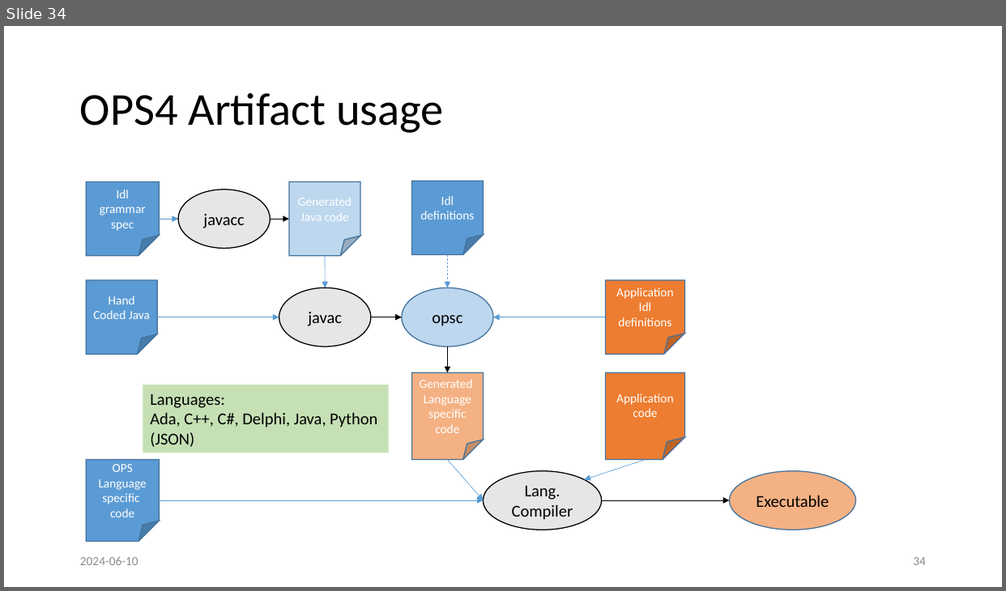
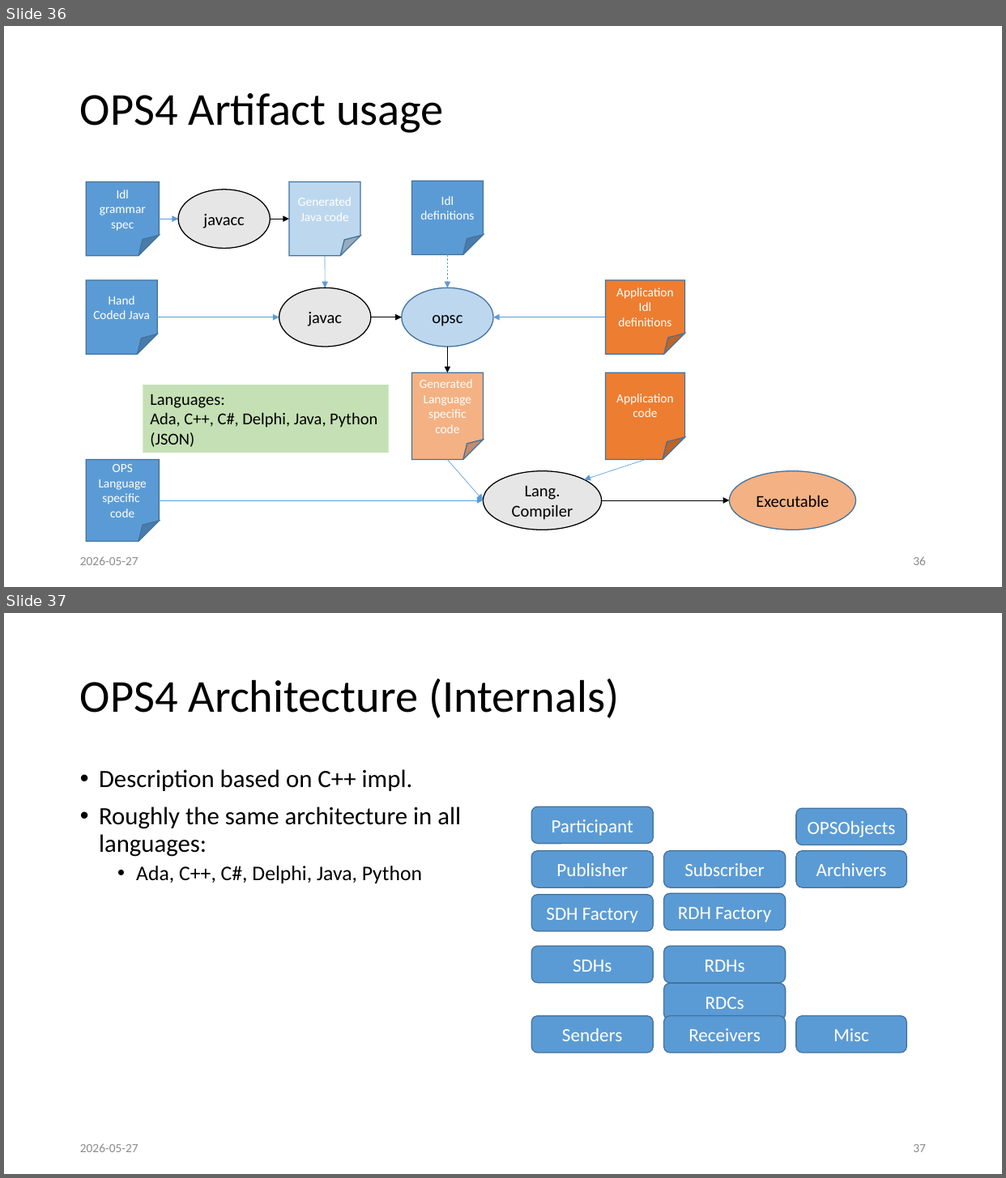
Before and after one commit to LelleAnd/ops, a slide deck: Doc/Ppt/OPS4 in depth.pptx. Shown one above the other, each under a label of ours: slide 34 before the commit, slides 36 and 37 after it. The pictures are 1006x591 and 1006x1178 pixels, drawn with LibreOffice and Linux fonts; fonts in the diff are those of the drawing. Boxes give left, top, right and bottom in pixels: in the first picture for what was removed or moved away, otherwise in the second. Text is boxed around its words. In the diff, an @@ line names an element or a change of style, - is before the commit and + after.

```diff
--- a/Doc/Ppt/OPS4 in depth.pptx
+++ b/Doc/Ppt/OPS4 in depth.pptx
@@ slide 37 added at (4,613,1002,1174), background #FFFFFF @@
@@ title added at (80,679,619,718), 44 pt, text #000000 @@
+OPS4 Architecture (Internals)
@@ text added at (99,769,461,884), 24 pt, text #000000 @@
+• Description based on C++ impl.
+• Roughly the same architecture in all languages:
+  • Ada, C++, C#, Delphi, Java, Python
@@ rounded rectangle added at (532,807,653,844), fill #5B9BD5, outline #43739E 1 pt, 18 pt, text #FFFFFF @@
+Participant
@@ rounded rectangle added at (796,808,907,845), fill #5B9BD5, outline #43739E 1 pt, 18 pt, text #FFFFFF @@
+OPSObjects
@@ rounded rectangle added at (532,851,653,888), fill #5B9BD5, outline #43739E 1 pt, 18 pt, text #FFFFFF @@
+Publisher
@@ rounded rectangle added at (664,851,786,888), fill #5B9BD5, outline #43739E 1 pt, 18 pt, text #FFFFFF @@
+Subscriber
@@ rounded rectangle added at (796,851,907,888), fill #5B9BD5, outline #43739E 1 pt, 18 pt, text #FFFFFF @@
+Archivers
@@ rounded rectangle added at (532,895,653,931), fill #5B9BD5, outline #43739E 1 pt, 18 pt, text #FFFFFF @@
+SDH Factory
@@ rounded rectangle added at (664,894,786,931), fill #5B9BD5, outline #43739E 1 pt, 18 pt, text #FFFFFF @@
+RDH Factory
@@ rounded rectangle added at (532,946,653,983), fill #5B9BD5, outline #43739E 1 pt, 18 pt, text #FFFFFF @@
+SDHs
@@ rounded rectangle added at (664,946,786,983), fill #5B9BD5, outline #43739E 1 pt, 18 pt, text #FFFFFF @@
+RDHs
@@ rounded rectangle added at (664,983,786,1020), fill #5B9BD5, outline #43739E 1 pt, 18 pt, text #FFFFFF @@
+RDCs
@@ rounded rectangle added at (532,1016,653,1053), fill #5B9BD5, outline #43739E 1 pt, 18 pt, text #FFFFFF @@
+Senders
@@ rounded rectangle added at (664,1016,786,1053), fill #5B9BD5, outline #43739E 1 pt, 18 pt, text #FFFFFF @@
+Receivers
@@ rounded rectangle added at (796,1016,907,1053), fill #5B9BD5, outline #43739E 1 pt, 18 pt, text #FFFFFF @@
+Misc
@@ text added at (80,1144,138,1152), 12 pt, text #8C8C8C @@
+2026-05-27
@@ page number added at (913,1144,926,1152), 12 pt, text #8C8C8C @@
+37
@@ what was slide 34 is now slide 36 @@
@@ slide 36 changed as well @@
@@ text at (80,557,138,565): text changed @@
-2024-06-10
+2026-05-27
@@ page number at (913,557,926,565): text changed @@
-34
+36
```
Also in this commit, not shown: 32 other slides changed, 18 other slides added, 4 slides removed.
